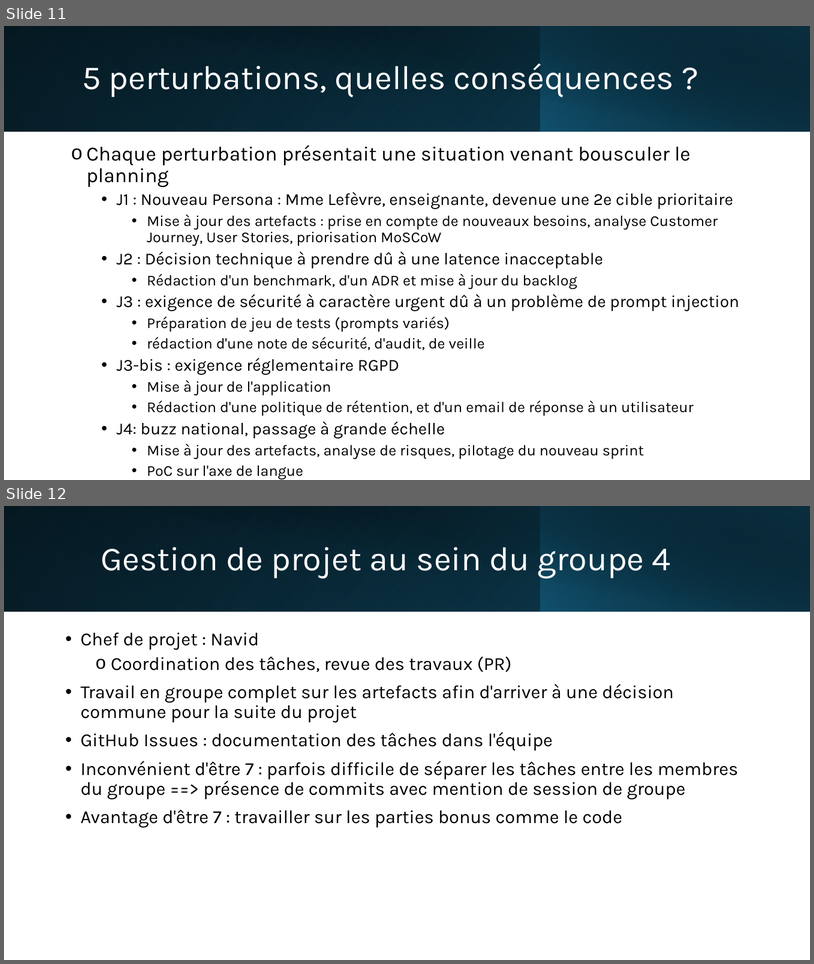
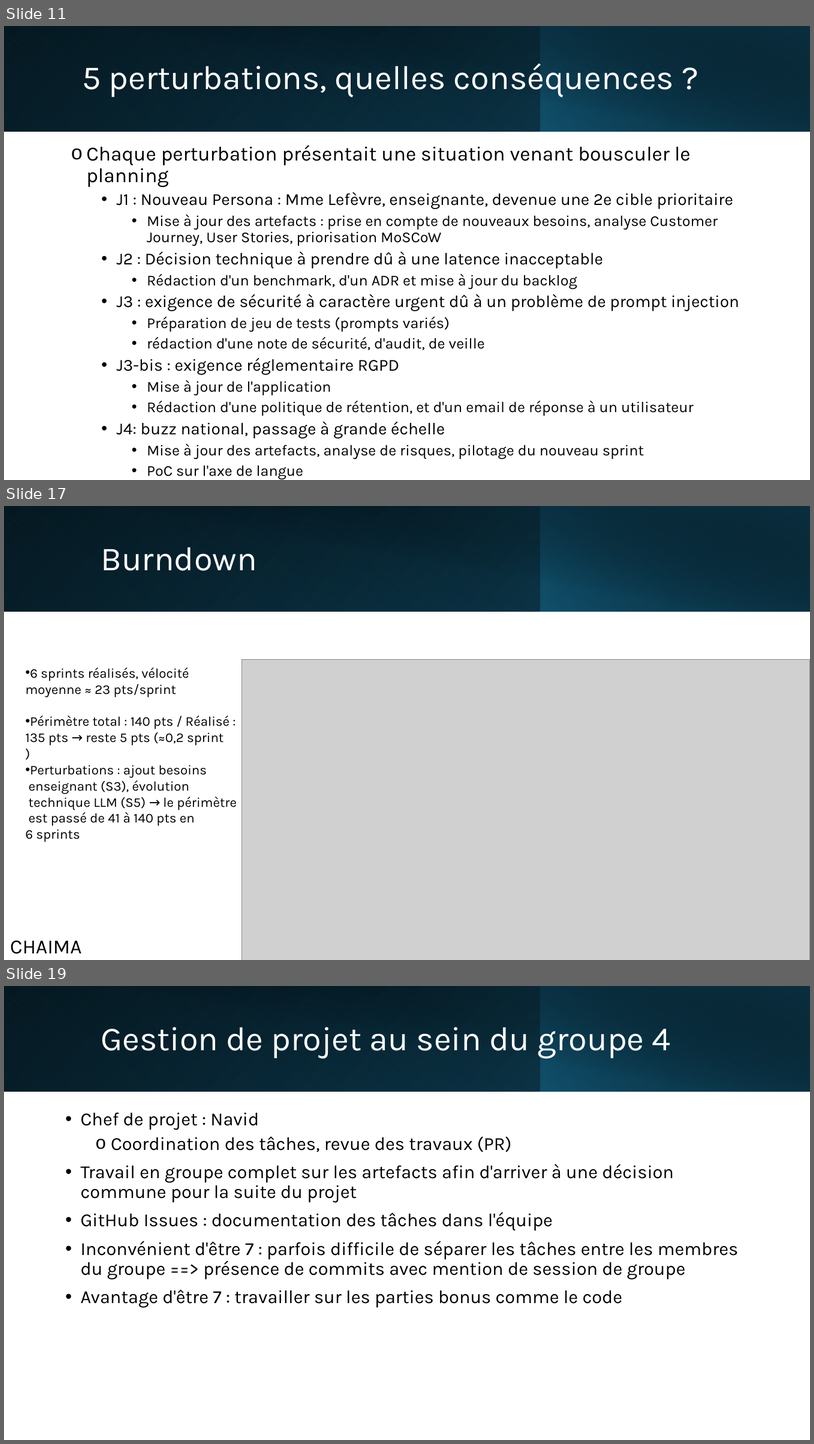
Before and after one commit to EQUIPE-4-APOCALIPSSI/IPSSI_APOCAL_KIT, a slide deck: docs/soutenance/Soutenance_EQUIPE-4_APOCALIPSSI.pptx. Shown one above the other, each under a label of ours: slides 11 and 12 before the commit, slides 11, 17 and 19 after it; the slides between them are not shown. The pictures are 814x964 and 814x1444 pixels, drawn with LibreOffice and Linux fonts; fonts in the diff are those of the drawing; grey boxes stand for pictures. Boxes give left, top, right and bottom in pixels: in the first picture for what was removed or moved away, otherwise in the second. Text is boxed around its words. In the diff, an @@ line names an element or a change of style, - is before the commit and + after.

```diff
--- a/docs/soutenance/Soutenance_EQUIPE-4_APOCALIPSSI.pptx
+++ b/docs/soutenance/Soutenance_EQUIPE-4_APOCALIPSSI.pptx
@@ slide 17 added at box(4, 506, 810, 960), background #FFFFFF @@
@@ rectangle added at box(4, 506, 810, 611), fill gradient #000000 to #104862 @@
@@ rectangle added at box(4, 506, 541, 611), fill gradient #156082 to #0B3041 @@
@@ rectangle added at box(34, 506, 810, 612), fill gradient #000000 to #0B3041 @@
@@ rectangle added at box(540, 506, 810, 611), fill gradient #156082 to #000000 @@
@@ title added at box(101, 547, 257, 571), 40 pt, text #FFFFFF @@
+Burndown
@@ text added at box(26, 667, 237, 842), 16 pt, text #000000 @@
+• 6 sprints réalisés, vélocité
+  moyenne ≈ 23 pts/sprint
+• Périmètre total : 140 pts / Réalisé :
+  135 pts → reste 5 pts (≈0,2 sprint
+  )
+• Perturbations : ajout besoins
+  enseignant (S3), évolution
+  technique LLM (S5) → le périmètre
+  est passé de 41 à 140 pts en
+  6 sprints
@@ picture added at box(242, 659, 810, 960) @@
@@ text added at box(10, 940, 82, 954), 24 pt, text #000000 @@
+CHAIMA
@@ what was slide 12 is now slide 19 @@
```
Also in this commit, not shown: 4 slides changed, 7 other slides added.
